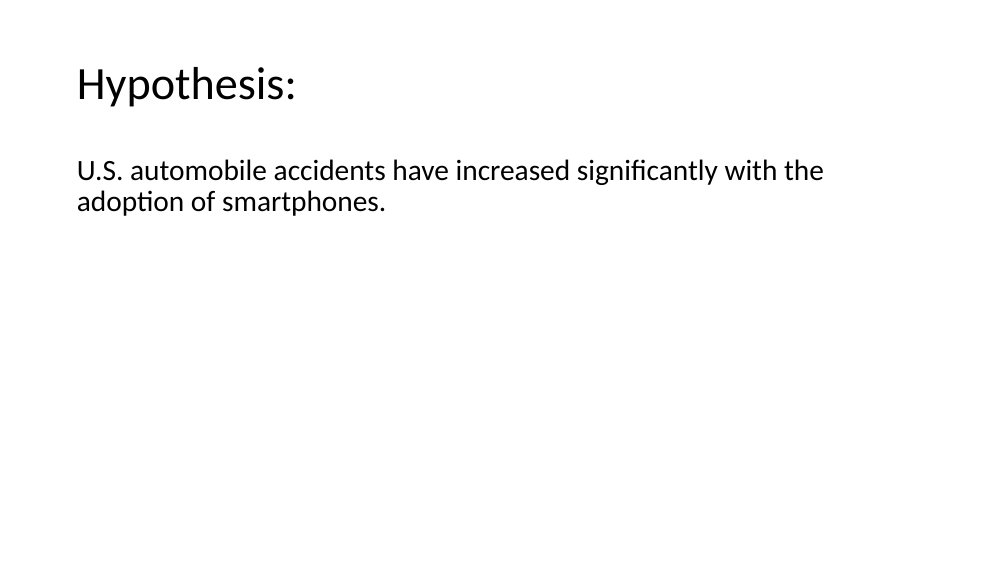
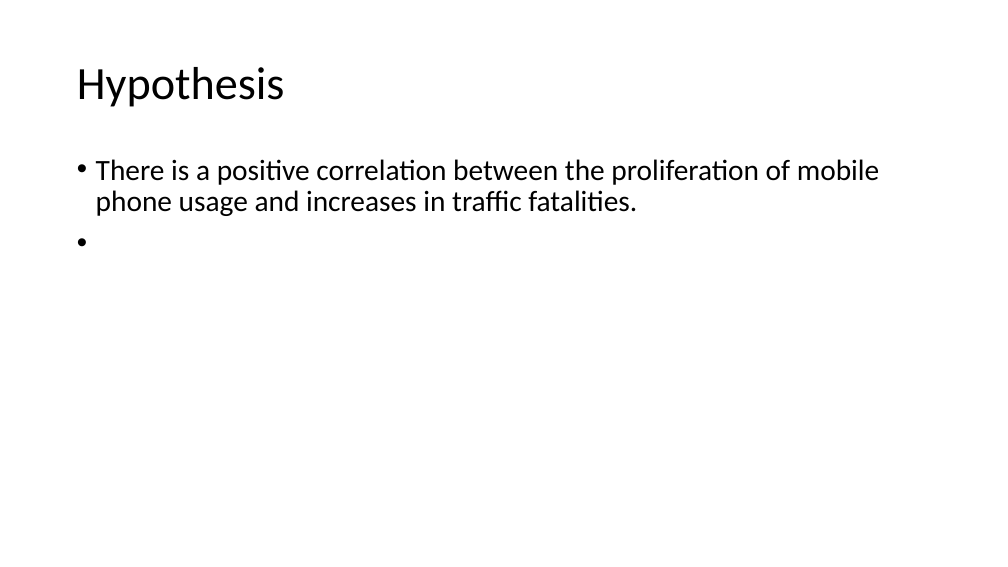
Before and after one commit to zelson71/project1-challenge, a slide deck: slide 3 of Historical Traffic Crash Data in Relation to the.pptx. Drawn at 1008x567 pixels with LibreOffice and Linux fonts; fonts in the diff are those of the drawing. Boxes give left, top, right and bottom in pixels: in the first picture for what was removed or moved away, otherwise in the second. Text is boxed around its words. In the diff, an @@ line names an element or a change of style, - is before the commit and + after.

```diff
--- a/Historical Traffic Crash Data in Relation to the.pptx
+++ b/Historical Traffic Crash Data in Relation to the.pptx
@@ title at (x1=77, y1=67, x2=285, y2=107): text changed @@
-Hypothesis:
+Hypothesis
@@ text at (x1=96, y1=159, x2=879, y2=216): text changed @@
-U.S. automobile accidents have increased significantly with the adoption of smartphones.
+• There is a positive correlation between the proliferation of mobile phone usage and increases in traffic fatalities.
```
Also in this commit, not shown: 4 other slides changed.
